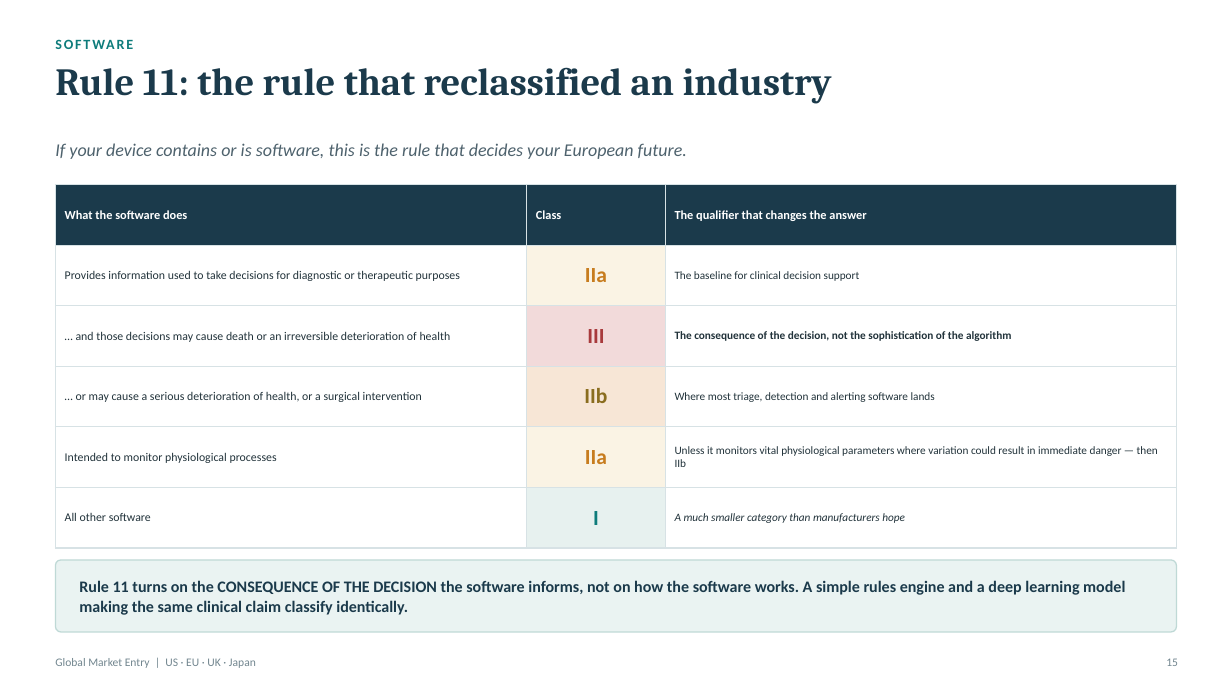
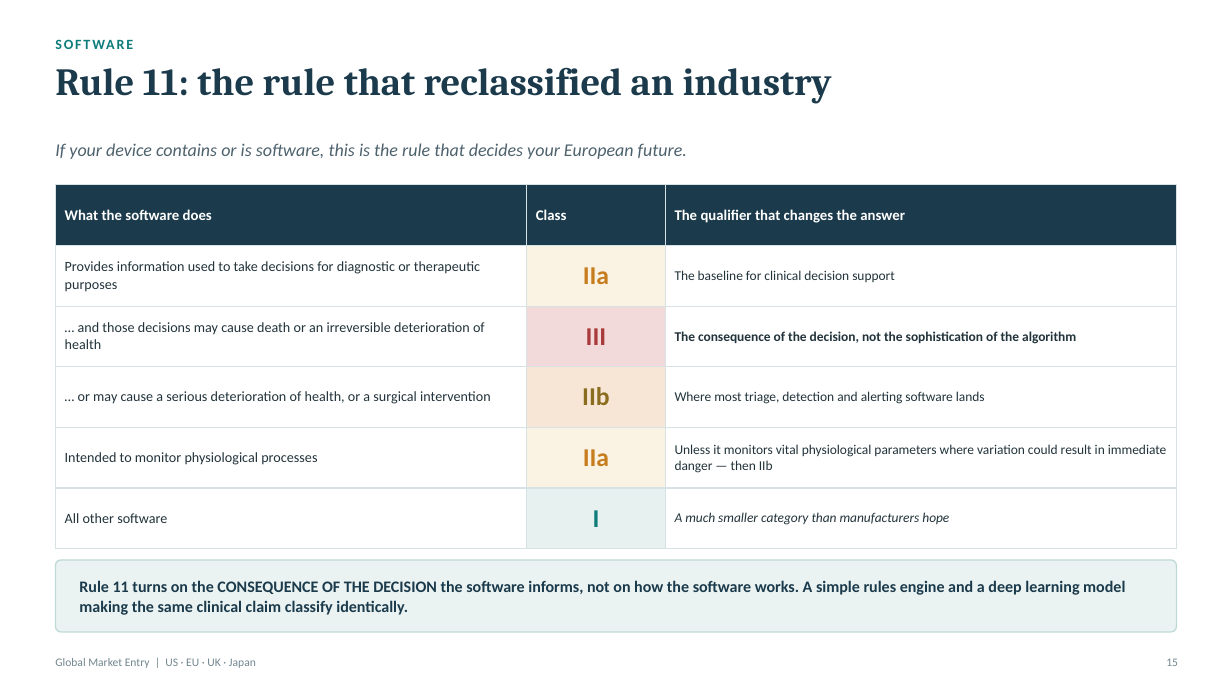
Before and after one commit to Jordantelder/my-website, a slide deck: slide 15 of seminars/global-market-entry/Global_Market_Entry_Seminar.pptx. Drawn at 1232x693 pixels with LibreOffice and Linux fonts; fonts in the diff are those of the drawing. Boxes give left, top, right and bottom in pixels: in the first picture for what was removed or moved away, otherwise in the second. Text is boxed around its words. In the diff, an @@ line names an element or a change of style, - is before the commit and + after.

```diff
--- a/seminars/global-market-entry/Global_Market_Entry_Seminar.pptx
+++ b/seminars/global-market-entry/Global_Market_Entry_Seminar.pptx
@@ table at bbox=[55, 185, 1177, 531] @@
@@ size 9.7 to 11.5 pt in "What the software does", "Class", "The qualifier that changes the answer" @@
@@ size 9.2 to 11 pt in "Provides information used to take decisions for ...", "… and those decisions may cause death ...", "… or may cause a serious deterioration ...", "Intended to monitor physiological processes" and 1 more places @@
@@ size 16.8 to 20 pt in "IIa", "III", "IIb", "IIa" and 1 more places @@
@@ size 8.8 to 10.5 pt in "The baseline for clinical decision support", "The consequence of the decision, not the ...", "Where most triage, detection and alerting software ...", "Unless it monitors vital physiological parameters where ..." and 1 more places @@
```
Also in this commit, not shown: 11 other slides changed, 2 other files.
